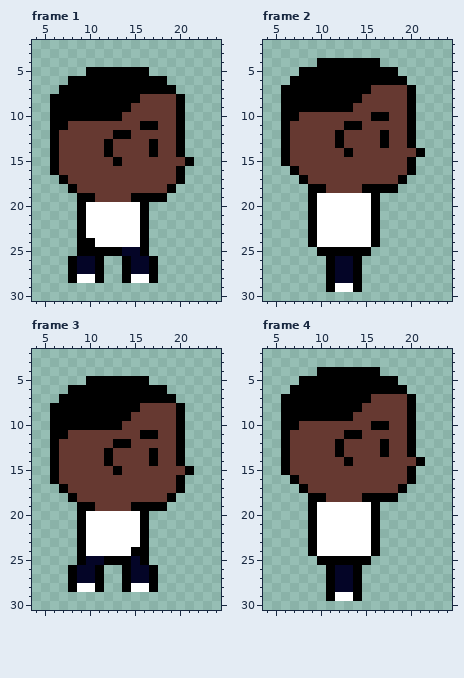
Two versions of one pixel-art file, Diseño y animación/Animacion caminado/Caminando Hacia Derecha.aseprite. Above, as it was before the edit.
32x32 pixels, 4 frames. Shown: frame 1: x 4..24, y 2..30; frame 2: x 4..24, y 2..30; frame 3: x 4..24, y 2..30; frame 4: x 4..24, y 2..30.
Once edited:
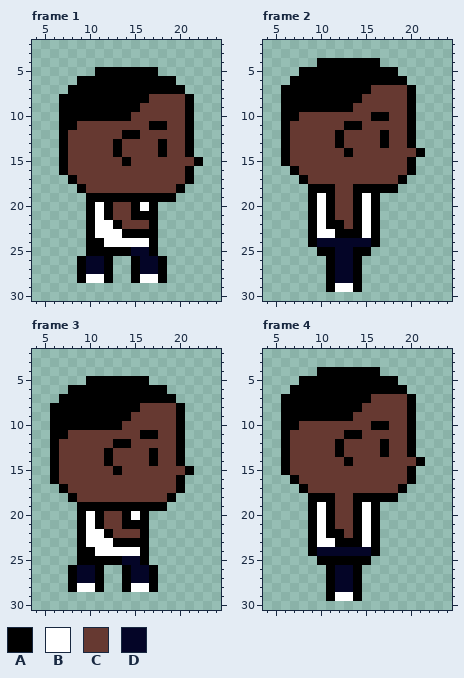
Palette (. is transparent): A #000000  B #ffffff  C #663931  D #040527
From old to new:
--- frame 1, layer "Curpo"
@@ x 4..24 @@
  4 .....................
- 5 ......AAAAAAA........
- 6 ....AAAAAAAAAAA......
- 7 ...AAAAAAAAAAAAA.....
- 8 ..AAAAAAAAAACCCCA....
- 9 ..AAAAAAAAACCCCCA....
-10 ..AAAAAAAACCCCCCA....
-11 ..AACCCCCCCCAACCA....
-12 ..ACCCCCCAACCCCCA....
-13 ..ACCCCCACCCCACCA....
-14 ..ACCCCCACCCCACCA....
-15 ..ACCCCCCACCCCCCCA...
-16 ..ACCCCCCCCCCCCCA....
-17 ...ACCCCCCCCCCCCA....
-18 ....ACCCCCCCCCCA.....
-19 .....AACCCCAAAA......
-20 .....ABBBBBBA........
-21 .....ABBBBBBA........
-22 .....ABBBBBBA........
-23 .....ABBBBBBA........
-24 .....AABBBBBA........
-25 .....AAAAADDA........
-26 ....ADDA..ADDA.......
-27 ....ADDA..ADDA.......
-28 ....ABBA..ABBA.......
+ 5 .......AAAAAAA.......
+ 6 .....AAAAAAAAAAA.....
+ 7 ....AAAAAAAAAAAAA....
+ 8 ...AAAAAAAAAACCCCA...
+ 9 ...AAAAAAAAACCCCCA...
+10 ...AAAAAAAACCCCCCA...
+11 ...AACCCCCCCCAACCA...
+12 ...ACCCCCCAACCCCCA...
+13 ...ACCCCCACCCCACCA...
+14 ...ACCCCCACCCCACCA...
+15 ...ACCCCCCACCCCCCCA..
+16 ...ACCCCCCCCCCCCCA...
+17 ....ACCCCCCCCCCCCA...
+18 .....ACCCCCCCCCCA....
+19 ......AAAAAAAAAA.....
+20 ......ABACCABA.......
+21 ......ABACCAAA.......
+22 ......ABBACCCA.......
+23 ......ABBBAAAA.......
+24 ......AABBBBBA.......
+25 ......AAAAADDA.......
+26 .....ADDA..ADDA......
+27 .....ADDA..ADDA......
+28 .....ABBA..ABBA......
 29 .....................
--- frame 2, layer "Curpo"
@@ x 8..17 @@
 17 ACCCCCCCCC
-18 .AACCCCAAA
-19 .ABBBBBBA.
-20 .ABBBBBBA.
-21 .ABBBBBBA.
-22 .ABBBBBBA.
-23 .ABBBBBBA.
-24 .ABBBBBBA.
-25 ..AAAAAA..
+18 .AAACCAAAA
+19 .ABACCABA.
+20 .ABACCABA.
+21 .ABACCABA.
+22 .ABAACABA.
+23 .ABBAAABA.
+24 .ADDDDDDA.
+25 ..AADDAA..
 26 ...ADDA...
--- frame 3, layer "Curpo"
@@ x 8..17 @@
 18 ACCCCCCCCC
-19 .AACCCCAAA
-20 .ABBBBBBA.
-21 .ABBBBBBA.
-22 .ABBBBBBA.
-23 .ABBBBBBA.
-24 .ABBBBBAA.
-25 .ADDAAADA.
+19 .AAAAAAAAA
+20 .ABACCABA.
+21 .ABACCAAA.
+22 .ABBACCCA.
+23 .ABBBAAAA.
+24 .AABBBBBA.
+25 .AAAAADDA.
 26 ADDA..ADDA
--- frame 4, layer "Curpo"
@@ x 8..17 @@
 17 ACCCCCCCCC
-18 .AACCCCAAA
-19 .ABBBBBBA.
-20 .ABBBBBBA.
-21 .ABBBBBBA.
-22 .ABBBBBBA.
-23 .ABBBBBBA.
-24 .ABBBBBBA.
+18 .AAACCAAAA
+19 .ABACCABA.
+20 .ABACCABA.
+21 .ABACCABA.
+22 .ABAACABA.
+23 .ABBAAABA.
+24 .ADDDDDDA.
 25 ..AAAAAA..
